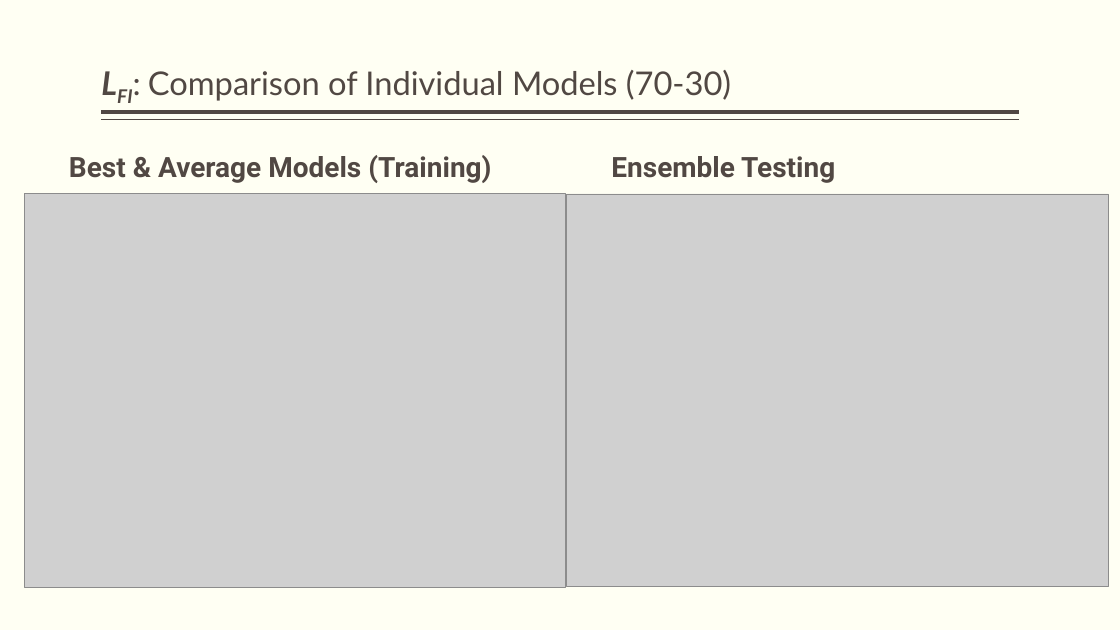
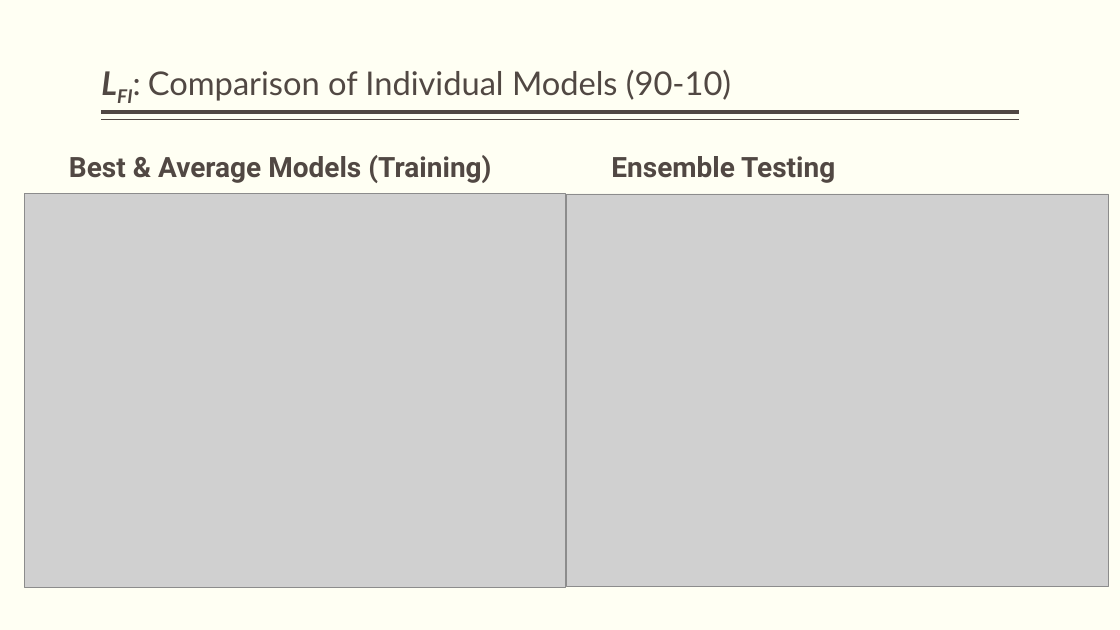
Before and after one commit to JamesEarle/GPP, a slide deck: slide 20 of GPP_Defense.pptx (slide 18 before the commit). Drawn at 1120x630 pixels with LibreOffice and Linux fonts; fonts in the diff are those of the drawing; grey boxes stand for pictures. Boxes give left, top, right and bottom in pixels: in the first picture for what was removed or moved away, otherwise in the second. Text is boxed around its words. In the diff, an @@ line names an element or a change of style, - is before the commit and + after.

```diff
--- a/GPP_Defense.pptx
+++ b/GPP_Defense.pptx
@@ title at (x1=148, y1=70, x2=731, y2=101): text changed @@
-LFI: Comparison of Individual Models (70-30)
+LFI: Comparison of Individual Models (90-10)
```
Also in this commit, not shown: 7 other slides changed, 4 slides added.
